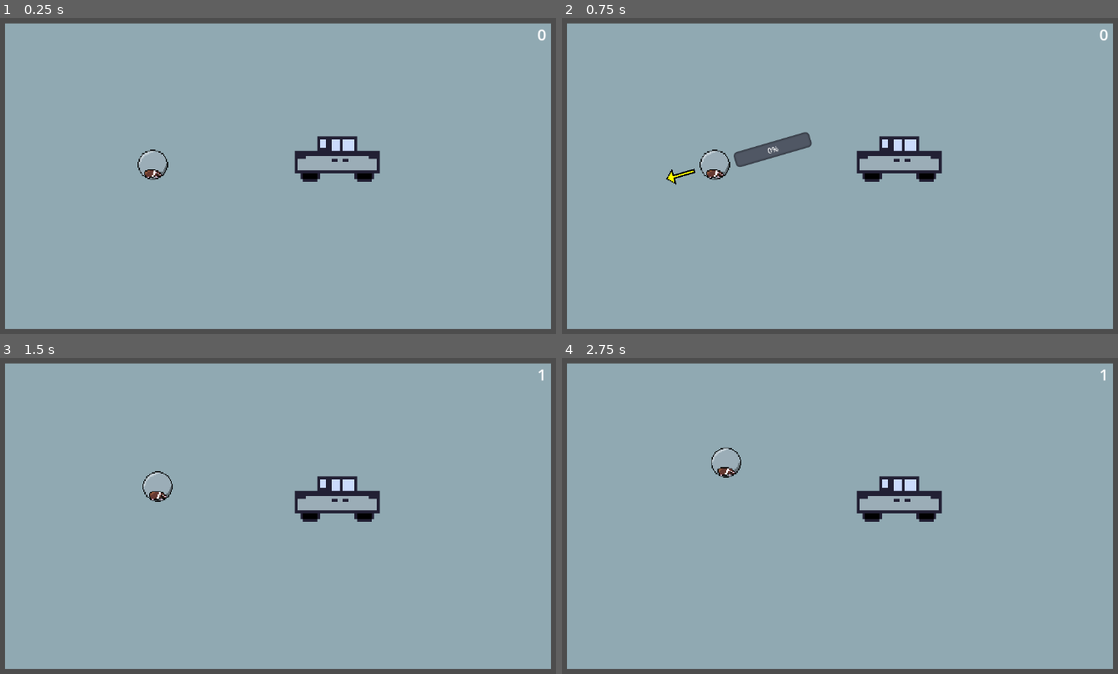
Above: before the commit, frames 1-4 (two rows, left to right).
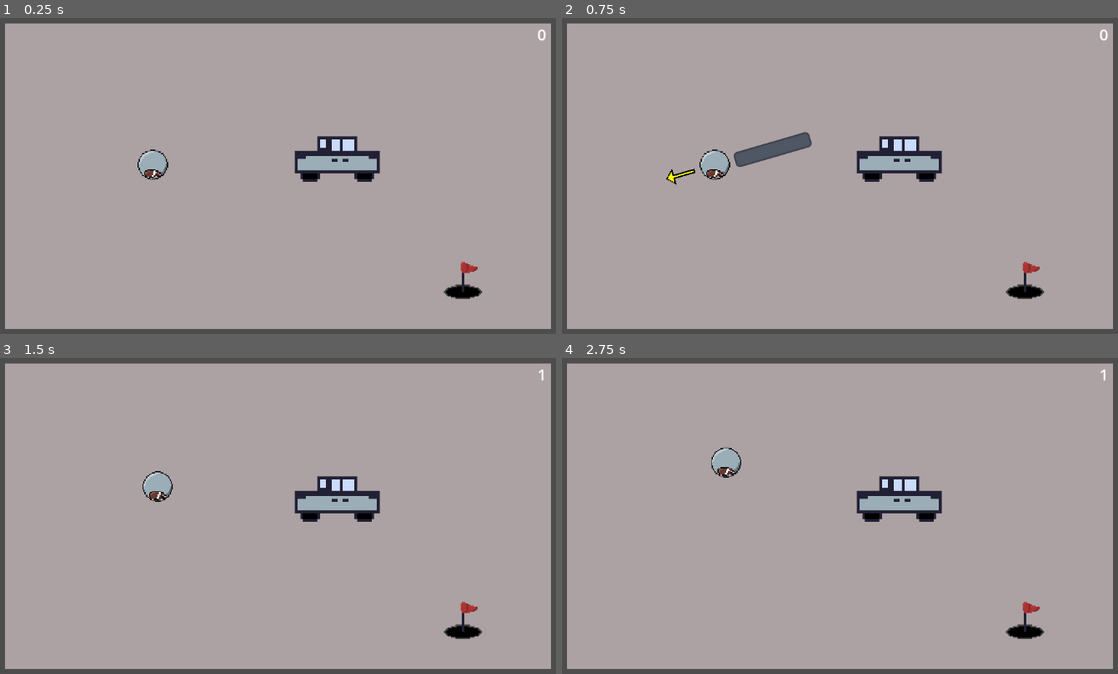
Above: after the commit, the same moments.

Repository: Teej622/get-to-work
Game: Godot game, scene res://scenes/game.tscn
Two runs of this game, one before a commit and one after it. Both use one fixed random seed, a clock stepped at 60 frames per second and the inputs below.
Inputs (mouse positions are in pixels of both pictures, inside the frame that each line leads up to):
- Up to frame 1 (0.25 s): no input
- Up to frame 2 (0.75 s): tap Enter at 0.5 s; move the mouse to (712, 163) at 0.52 s; press the mouse at (712, 163) at 0.53 s
- Up to frame 3 (1.5 s): tap Space at 1.25 s; move the mouse to (144, 534) at 1.27 s; release the mouse at (144, 534) at 1.28 s; click (144, 534) at 1.35 s
- Up to frame 4 (2.75 s): move the mouse to (906, 433) at 2.02 s; press the mouse at (906, 433) at 2.03 s

The runs differ from the first frame. In frame 1, 93% of the frame differs, in the area x 0-100%, y 1-99%; in frame 2, 92%; in frame 3, 93%; in frame 4, 93%.

Commit message:
Added score screen and scoring system

Diff:
--- a/rigid_body_2d.gd
+++ b/rigid_body_2d.gd
@@ -59,11 +59,13 @@
 func shoot():
 	is_charging = false
 	hide_ui()
-	shots += 1
 
 	var dir = (global_position - get_global_mouse_position()).normalized()
 	var force = power_bar.value * strength
 	apply_central_impulse(dir * force)
+	#only increase score if the hamster actually moved
+	if force > 0:
+		shots += 1
 
 func hide_ui():
 	power_bar.hide()
--- /dev/null
+++ b/scenes/game.gd
@@ -0,0 +1,40 @@
+extends Node2D
+
+@onready var shot_count_label = %ShotCounter.text
+@onready var hamster_ball = get_node("/root/Game/HamsterBall")
+@onready var scoreType = %ScoreType
+@export var par = [2]
+var stage = 0
+var shots
+
+func _physics_process(delta: float) -> void:
+	%ShotCounter.text = str(hamster_ball.shots)
+	shots = %ShotCounter.text.to_int()
+
+func _on_goal_score() -> void:
+	print("score")
+	if shots > par[stage] + 3:
+		scoreType.text = str(shots) + " over par..."
+	elif shots == par[stage] + 3:
+		scoreType.text = "Triple Bogey\n(" + str(shots - par[stage]) +" over par)"
+	elif shots == par[stage] + 2:
+		scoreType.text = "Double Bogey\n(" + str(shots - par[stage]) +" over par)"
+	elif shots == par[stage] + 1:
+		scoreType.text = "Bogey\n(" + str(shots - par[stage]) +" over par)"
+	elif shots == 1:
+		scoreType.text = "Hole in One!"
+	elif shots == par[stage]:
+		scoreType.text = "Par"
+	elif shots == par[stage] - 1:
+		scoreType.text = "Birdie!\n(" + str(par[stage] - shots) +" under par)"
+	elif shots == par[stage] - 2:
+		scoreType.text = "Eagle!\n(" + str(par[stage] - shots) +" under par)"
+	elif shots == par[stage] - 3:
+		scoreType.text = "Albatross!\n(" + str(par[stage] - shots) +" under par)"
+	elif shots <= par[stage] - 4:
+		scoreType.text = "Holy F$%k!\n(" + str(par[stage] - shots) +" under par)"
+
+	print(shots)
+
+	get_tree().paused = true
+	%ScoreScreen.visible = true
--- a/scenes/game.tscn
+++ b/scenes/game.tscn
@@ -1,8 +1,9 @@
 [gd_scene format=3 uid="uid://cxcxog67kobk4"]
 
-[ext_resource type="Script" uid="uid://dqrsqjx0dlmn6" path="res://scenes/shot_counter.gd" id="1_lnu2h"]
+[ext_resource type="Script" uid="uid://bp0irfab4lkxr" path="res://scenes/game.gd" id="1_iywne"]
 [ext_resource type="PackedScene" uid="uid://cwcxrv0g2idnh" path="res://scenes/hamster_ball.tscn" id="1_uwrxv"]
 [ext_resource type="PackedScene" uid="uid://cpiewa65p1ql0" path="res://scenes/car.tscn" id="2_yqjtg"]
+[ext_resource type="PackedScene" uid="uid://4pdgihsmbf4g" path="res://scenes/goal.tscn" id="4_lbhrr"]
 
 [sub_resource type="WorldBoundaryShape2D" id="WorldBoundaryShape2D_lnu2h"]
 distance = -2.0
@@ -16,26 +17,30 @@
 [sub_resource type="WorldBoundaryShape2D" id="WorldBoundaryShape2D_p57ef"]
 
 [node name="Game" type="Node2D" unique_id=1105203042]
+script = ExtResource("1_iywne")
 
 [node name="ColorRect" type="ColorRect" parent="." unique_id=1409710377]
 offset_right = 1152.0
 offset_bottom = 646.0
 mouse_filter = 1
-color = Color(0.5644262, 0.66103727, 0.6985732, 1)
+color = Color(0.67335, 0.63150203, 0.6382067, 1)
 
 [node name="ShotCounter" type="Label" parent="." unique_id=617738594]
+unique_name_in_owner = true
 offset_left = 998.0
 offset_right = 1142.0
 offset_bottom = 46.0
 theme_override_colors/font_outline_color = Color(0, 0, 0, 1)
 theme_override_font_sizes/font_size = 33
-text = "1"
+text = "0"
 horizontal_alignment = 2
 autowrap_mode = 2
-script = ExtResource("1_lnu2h")
 
 [node name="Car" parent="." unique_id=1962945219 instance=ExtResource("2_yqjtg")]
 position = Vector2(701, 287)
+
+[node name="Goal" parent="." unique_id=1063061069 instance=ExtResource("4_lbhrr")]
+position = Vector2(966, 543)
 
 [node name="HamsterBall" parent="." unique_id=870488828 instance=ExtResource("1_uwrxv")]
 position = Vector2(312, 299)
@@ -64,3 +69,35 @@
 [node name="Camera2D" type="Camera2D" parent="." unique_id=1460882733]
 position = Vector2(576, 322)
 zoom = Vector2(0.82, 0.82)
+
+[node name="ScoreScreen" type="CanvasLayer" parent="." unique_id=1170155570]
+unique_name_in_owner = true
+visible = false
+
+[node name="ColorRect" type="ColorRect" parent="ScoreScreen" unique_id=2011338412]
+anchors_preset = 15
+anchor_right = 1.0
+anchor_bottom = 1.0
+grow_horizontal = 2
+grow_vertical = 2
+color = Color(0, 0, 0, 0.49411765)
+
+[node name="ScoreType" type="Label" parent="ScoreScreen" unique_id=1539362353]
+unique_name_in_owner = true
+anchors_preset = 8
+anchor_left = 0.5
+anchor_top = 0.5
+anchor_right = 0.5
+anchor_bottom = 0.5
+offset_left = -219.0
+offset_top = -102.0
+offset_right = 219.0
+offset_bottom = 102.0
+grow_horizontal = 2
+grow_vertical = 2
+theme_override_font_sizes/font_size = 149
+text = "Score!"
+horizontal_alignment = 1
+vertical_alignment = 1
+
+[connection signal="score" from="Goal" to="." method="_on_goal_score"]
--- /dev/null
+++ b/scenes/goal.gd
@@ -0,0 +1,6 @@
+extends Node2D
+
+signal score
+
+func _on_area_2d_body_entered(body: Node2D) -> void:
+	score.emit()
--- /dev/null
+++ b/scenes/goal.tscn
@@ -0,0 +1,25 @@
+[gd_scene format=3 uid="uid://4pdgihsmbf4g"]
+
+[ext_resource type="Texture2D" uid="uid://bidla2trafokv" path="res://assets/sprites/goal.png" id="1_jbojv"]
+[ext_resource type="Script" uid="uid://5h7ejp105lr6" path="res://scenes/goal.gd" id="1_sx1j4"]
+
+[sub_resource type="CapsuleShape2D" id="CapsuleShape2D_sx1j4"]
+radius = 4.682539
+height = 17.460316
+
+[node name="Goal" type="Node2D" unique_id=1063061069]
+scale = Vector2(2.52, 2.52)
+script = ExtResource("1_sx1j4")
+
+[node name="Sprite2D" type="Sprite2D" parent="." unique_id=1443428807]
+texture_filter = 1
+texture = ExtResource("1_jbojv")
+
+[node name="Area2D" type="Area2D" parent="." unique_id=2057793222]
+
+[node name="CollisionShape2D" type="CollisionShape2D" parent="Area2D" unique_id=344921939]
+position = Vector2(0, 10)
+rotation = 1.5707964
+shape = SubResource("CapsuleShape2D_sx1j4")
+
+[connection signal="body_entered" from="Area2D" to="." method="_on_area_2d_body_entered"]
--- a/scenes/hamster_ball.tscn
+++ b/scenes/hamster_ball.tscn
@@ -74,6 +74,7 @@
 theme_override_styles/background = SubResource("StyleBoxFlat_vufpp")
 theme_override_styles/fill = SubResource("StyleBoxFlat_mt6xf")
 step = 5.0
+show_percentage = false
 
 [node name="Arrow" type="Sprite2D" parent="PowerPivot" unique_id=216116272]
 unique_name_in_owner = true
Binary file added: assets/sprites/goal.png
Not shown, added: assets/sprites/goal.png.import
Not shown, added: scenes/game.gd.uid
Not shown, added: scenes/goal.gd.uid
